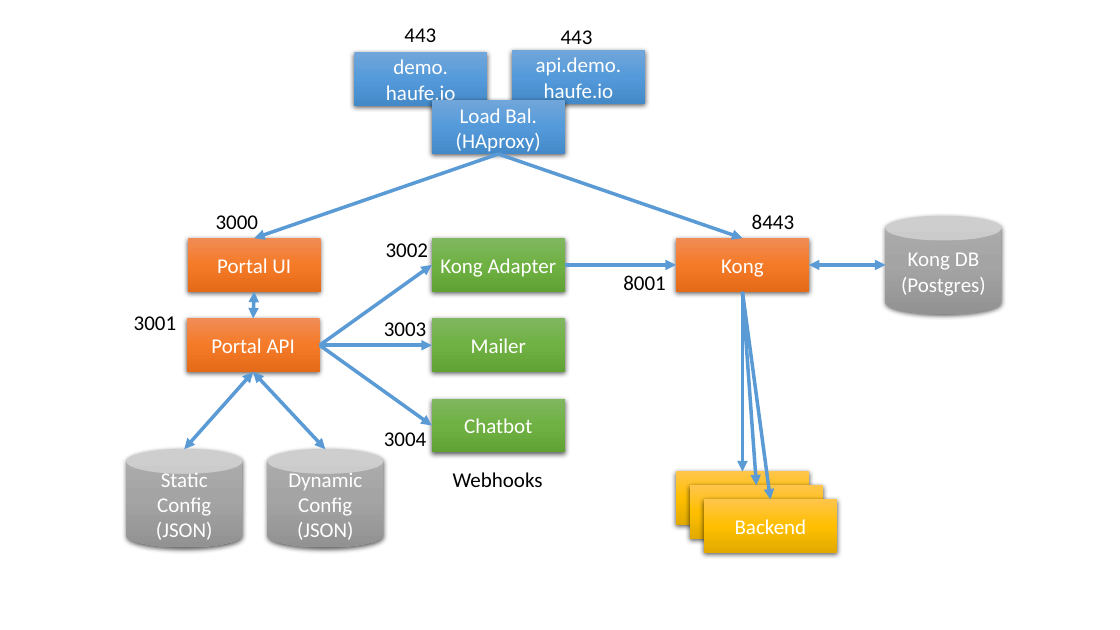
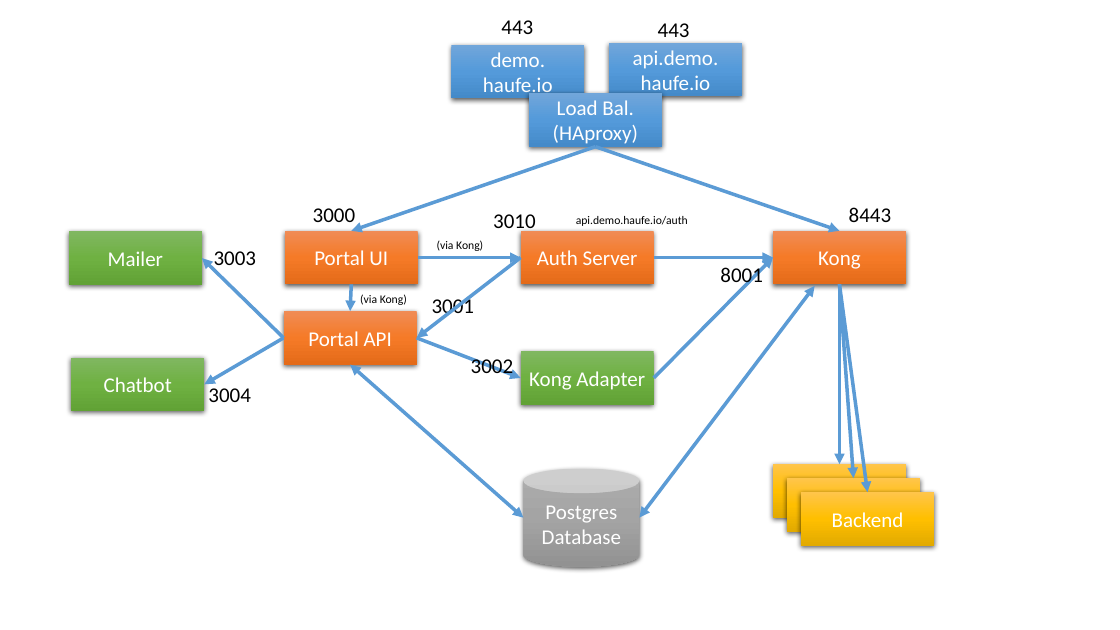
Before and after one commit to Haufe-Lexware/wicked.haufe.io, a slide deck: slide 1 of doc/architecture-illustrations.pptx. Drawn at 1120x630 pixels with LibreOffice and Linux fonts; fonts in the diff are those of the drawing. Boxes give left, top, right and bottom in pixels: in the first picture for what was removed or moved away, otherwise in the second. Text is boxed around its words. In the diff, an @@ line names an element or a change of style, - is before the commit and + after.

```diff
--- a/doc/architecture-illustrations.pptx
+++ b/doc/architecture-illustrations.pptx
@@ arrow moved from (498, 154) - (743, 239) to (596, 147) - (839, 231) @@
@@ rectangle "Mailer": place and size @@
-rectangle "Mailer" at bbox=[432, 318, 565, 372]
+rectangle "Mailer" at bbox=[69, 231, 202, 285]
@@ rectangle "Portal UI": place and size @@
-rectangle "Portal UI" at bbox=[187, 239, 320, 292]
+rectangle "Portal UI" at bbox=[285, 231, 418, 285]
@@ text added at bbox=[493, 214, 536, 234], 18 pt, text #000000 @@
+3010
@@ rectangle added at bbox=[521, 231, 654, 285], fill gradient #F18C57 to #F67B28 to #E56C19, 18 pt, text #FFFFFF @@
+Auth Server
@@ text added at bbox=[576, 216, 688, 226], 10 pt, text #000000 @@
+api.demo.haufe.io/auth
@@ arrow moved from (320, 345) - (432, 345) to (284, 338) - (202, 258) @@
@@ text "3003": place and size @@
-text "3003" at bbox=[384, 322, 427, 342]
+text "3003" at bbox=[214, 251, 257, 271]
@@ arrow added from (521, 258) to (417, 338), #5B9BD5 3 pt @@
@@ arrow added from (418, 258) to (521, 258), #5B9BD5 3 pt @@
@@ text added at bbox=[437, 240, 483, 251], 10 pt, text #000000 @@
+(via Kong)
@@ arrow moved from (565, 265) - (676, 265) to (654, 378) - (773, 258) @@
@@ arrow added from (654, 258) to (773, 258), #5B9BD5 3 pt @@
@@ 5 arrows, 4 rectangles, 3 texts: place and size @@
-5 arrows, 4 rectangles, 3 texts at bbox=[187, 28, 809, 525]
+5 arrows, 4 rectangles, 3 texts at bbox=[284, 20, 906, 518]
@@ double arrow (351, 285) - (350, 311): double arrow to arrow @@
@@ text added at bbox=[360, 294, 407, 305], 10 pt, text #000000 @@
+(via Kong)
@@ text "3001" rewrapped from bbox=[134, 316, 177, 330] to bbox=[432, 295, 475, 319] @@
@@ double arrow moved from (886, 265) - (809, 265) to (639, 518) - (815, 286) @@
@@ rectangle "Chatbot": place and size @@
-rectangle "Chatbot" at bbox=[432, 399, 565, 453]
+rectangle "Chatbot" at bbox=[71, 358, 204, 412]
@@ arrow moved from (320, 345) - (432, 426) to (284, 338) - (204, 385) @@
@@ arrow moved from (320, 345) - (432, 265) to (417, 338) - (521, 378) @@
@@ text "3002" rewrapped from bbox=[386, 243, 429, 257] to bbox=[471, 357, 514, 379] @@
@@ rectangle "Kong Adapter": place and size @@
-rectangle "Kong Adapter" at bbox=[432, 239, 565, 292]
+rectangle "Kong Adapter" at bbox=[521, 351, 654, 405]
@@ double arrow removed from (253, 372) to (184, 450) @@
@@ text "3004": place and size @@
-text "3004" at bbox=[384, 432, 427, 446]
+text "3004" at bbox=[208, 388, 251, 402]
@@ double arrow moved from (253, 372) - (325, 450) to (350, 365) - (523, 518) @@
@@ cylinder removed at bbox=[126, 450, 242, 548] @@
-Static Config (JSON)
@@ cylinder removed at bbox=[267, 450, 383, 548] @@
-Dynamic Config
-(JSON)
@@ text removed at bbox=[453, 472, 543, 487] @@
-Webhooks
@@ cylinder "Postgres Database": place and size @@
-cylinder "Postgres Database" at bbox=[886, 216, 1002, 314]
+cylinder "Postgres Database" at bbox=[523, 469, 639, 567]
@@ 3 rectangles, 2 texts: place and size @@
-3 rectangles, 2 texts at bbox=[216, 101, 823, 539]
+3 rectangles, 2 texts at bbox=[313, 93, 920, 532]
@@ text in cylinder at bbox=[542, 505, 621, 544]: text changed @@
-Kong DB (Postgres)
+Postgres Database
@@ rectangle "Backend": place and size @@
-rectangle "Backend" at bbox=[704, 500, 837, 554]
+rectangle "Backend" at bbox=[802, 492, 934, 546]
```
Also in this commit, not shown: 8 other slides changed, 1 slide added, 52 other files.
